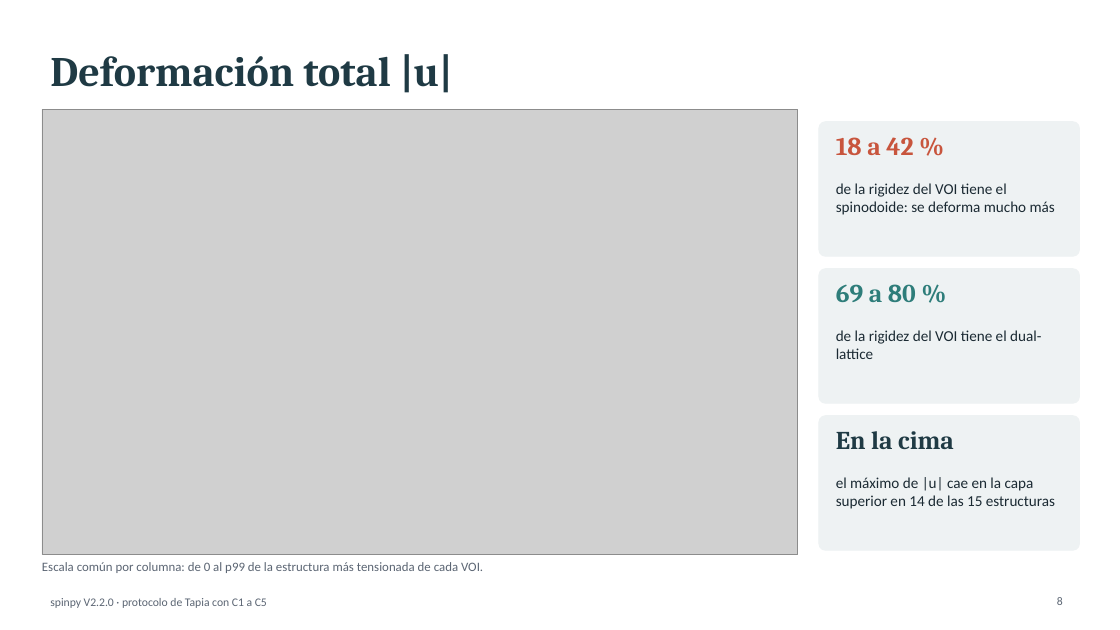
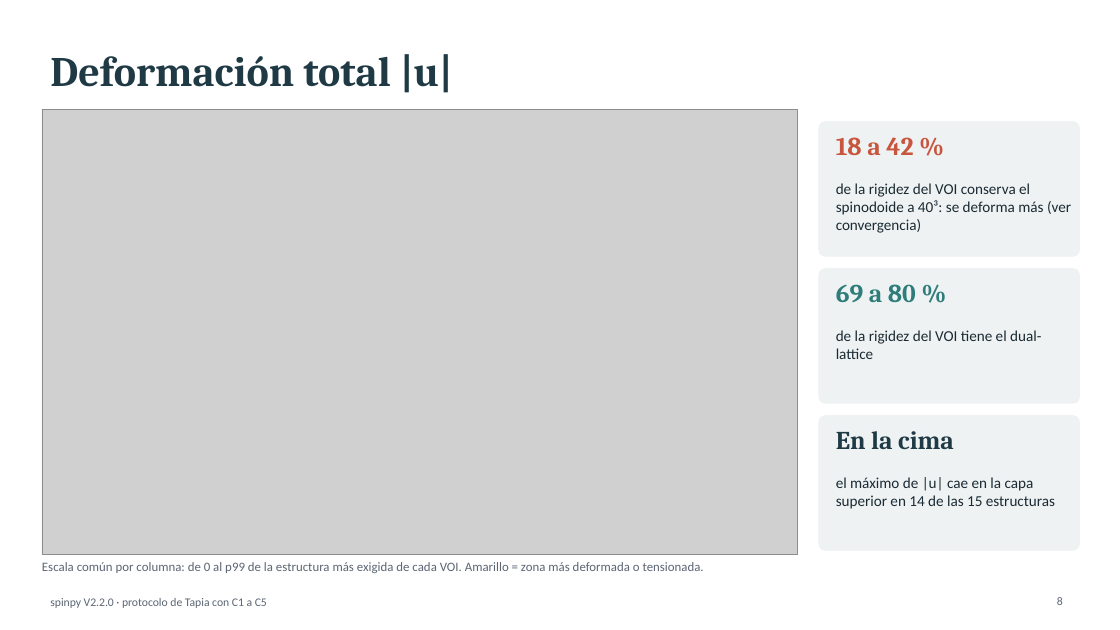
Before and after one commit to cgt1989/spinpy, a slide deck: slide 8 of comparativa_motores/tapia_c1_c5/Tapia_C1_C5.pptx. Drawn at 1120x630 pixels with LibreOffice and Linux fonts; fonts in the diff are those of the drawing; grey boxes stand for pictures. Boxes give left, top, right and bottom in pixels: in the first picture for what was removed or moved away, otherwise in the second. Text is boxed around its words. In the diff, an @@ line names an element or a change of style, - is before the commit and + after.

```diff
--- a/comparativa_motores/tapia_c1_c5/Tapia_C1_C5.pptx
+++ b/comparativa_motores/tapia_c1_c5/Tapia_C1_C5.pptx
@@ text at <box>836,183,1071,233</box>: text changed @@
-de la rigidez del VOI tiene el spinodoide: se deforma mucho más
+de la rigidez del VOI conserva el spinodoide a 40³: se deforma más (ver convergencia)
@@ text at <box>42,562,704,573</box>: text changed @@
-Escala común por columna: de 0 al p99 de la estructura más tensionada de cada VOI.
+Escala común por columna: de 0 al p99 de la estructura más exigida de cada VOI. Amarillo = zona más deformada o tensionada.
```
Also in this commit, not shown: 11 other slides changed, 2 slides added, 7 other files.
